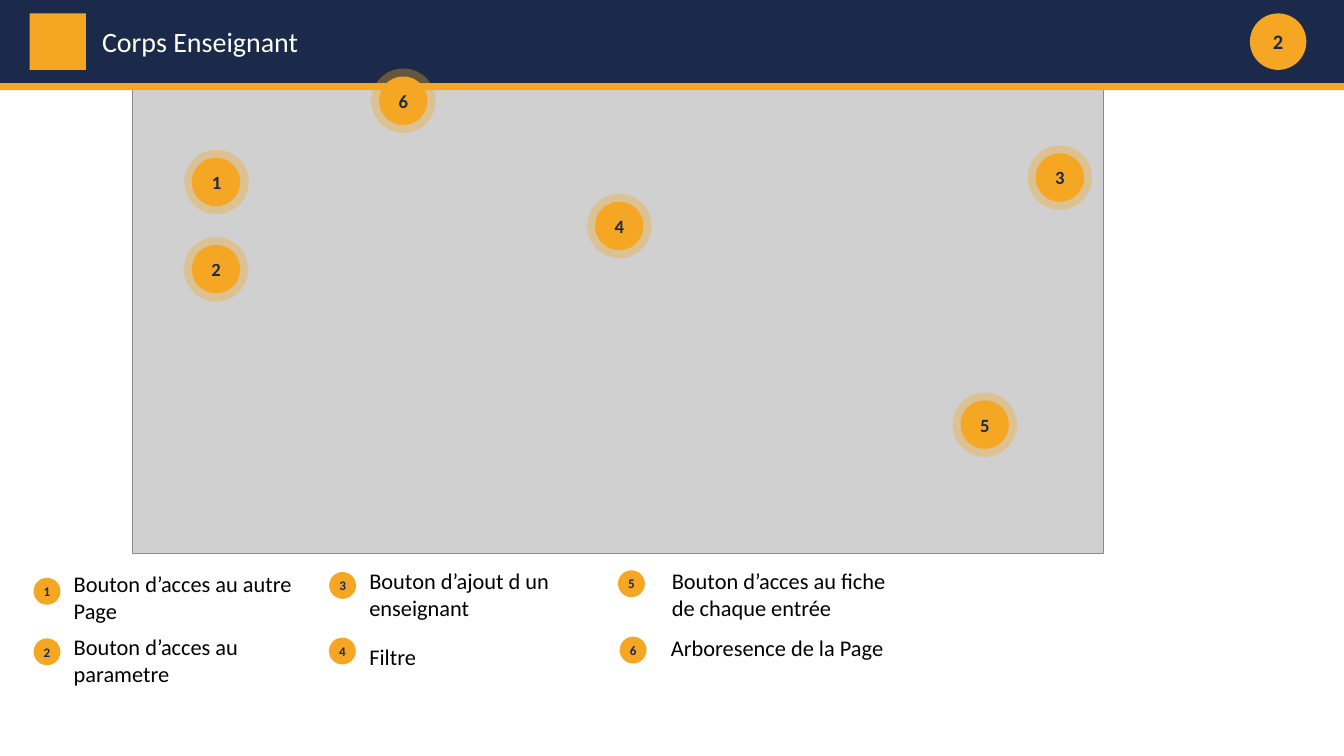
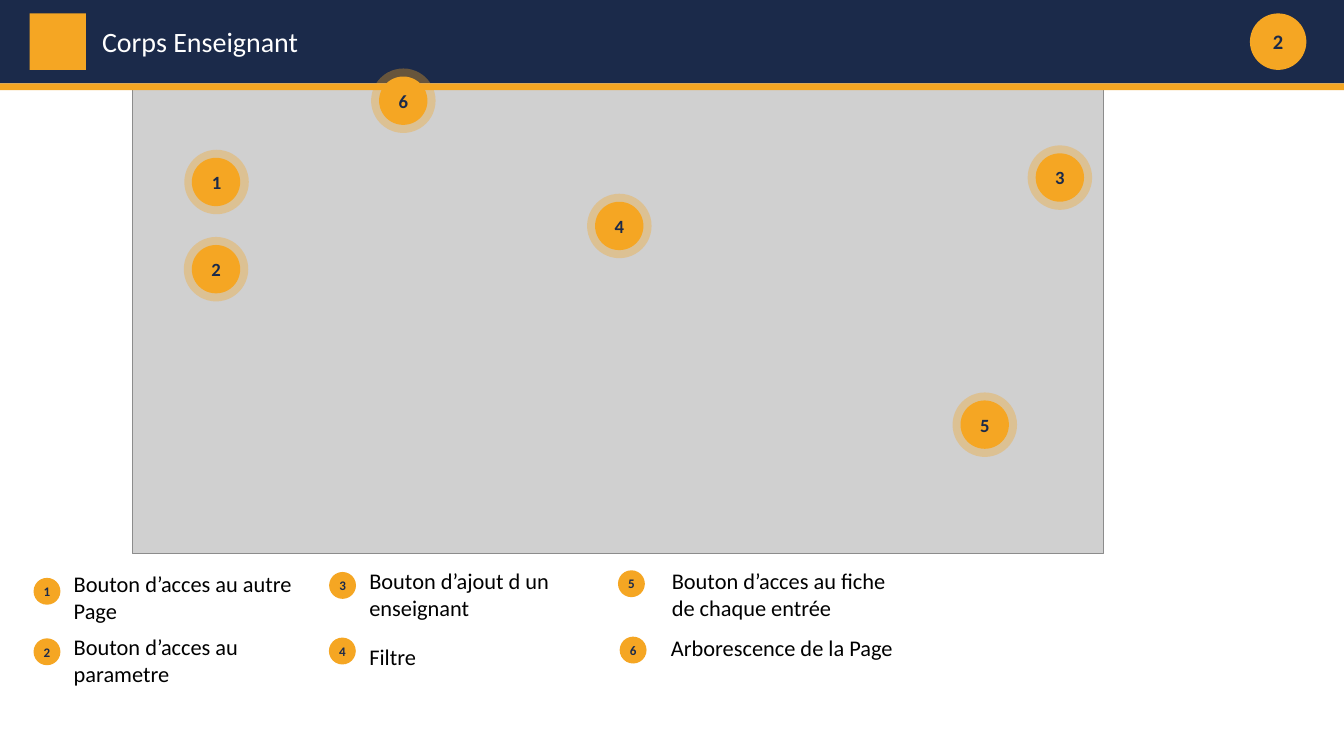
Before and after one commit to SlitherSwing/GestionPlanningLicence, a slide deck: slide 3 of DocumentationTechnique/Guide_Utilisateur.pptx. Drawn at 1344x756 pixels with LibreOffice and Linux fonts; fonts in the diff are those of the drawing; grey boxes stand for pictures. Boxes give left, top, right and bottom in pixels: in the first picture for what was removed or moved away, otherwise in the second. Text is boxed around its words. In the diff, an @@ line names an element or a change of style, - is before the commit and + after.

```diff
--- a/DocumentationTechnique/Guide_Utilisateur.pptx
+++ b/DocumentationTechnique/Guide_Utilisateur.pptx
@@ text at bbox=[671, 640, 892, 660]: text changed @@
-Arboresence de la Page
+Arborescence de la Page
```
Also in this commit, not shown: 1 other slide changed, 1 slide added.
